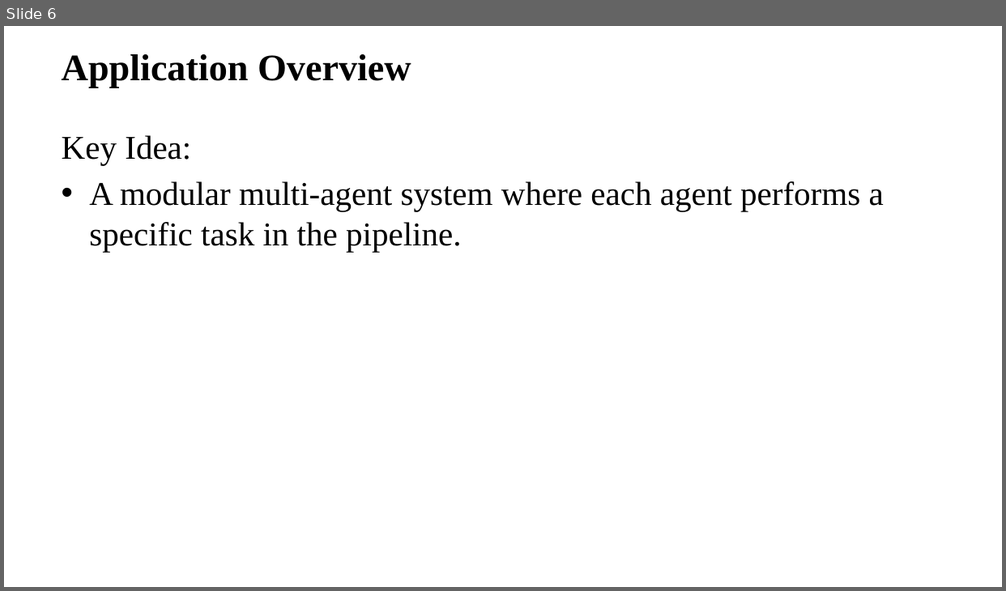
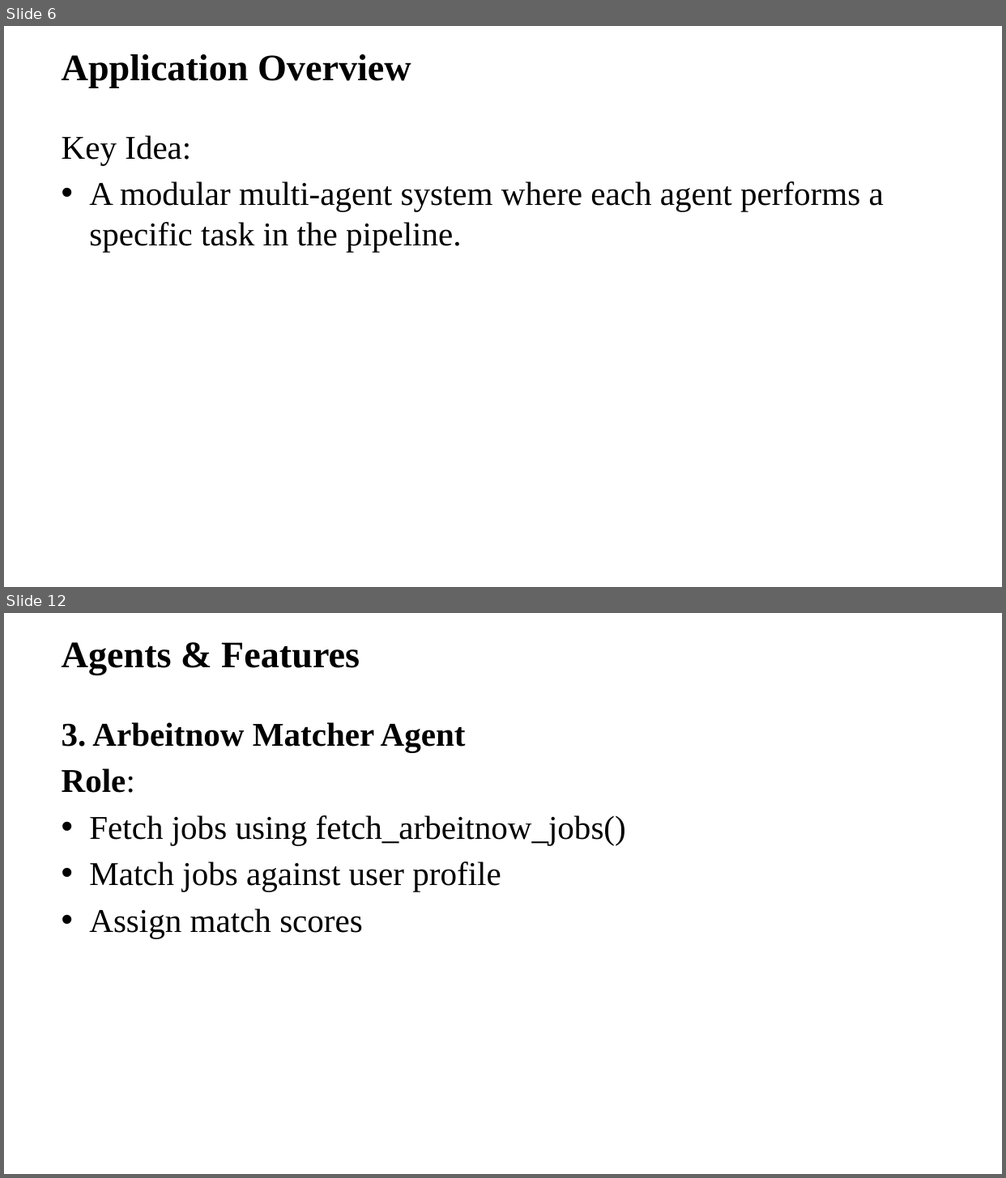
Before and after one commit to AMS-JR/ai-career-assistant, a slide deck: docs/presentation.pptx. Shown one above the other, each under a label of ours: slide 6 before the commit, slides 6 and 12 after it; the slides between them are not shown. The pictures are 1006x591 and 1006x1178 pixels, drawn with LibreOffice and Linux fonts; fonts in the diff are those of the drawing; background and template pictures are left out. Boxes give left, top, right and bottom in pixels: in the first picture for what was removed or moved away, otherwise in the second. Text is boxed around its words. In the diff, an @@ line names an element or a change of style, - is before the commit and + after.

```diff
--- a/docs/presentation.pptx
+++ b/docs/presentation.pptx
@@ slide 12 added at (4,613,1002,1174), background picture (left out) @@
@@ title added at (62,642,360,675), 36 pt, text #000000, bold @@
+Agents & Features
@@ text added at (62,722,626,939), 32 pt, text #000000 @@
+3. Arbeitnow Matcher Agent
+Role:
+• Fetch jobs using fetch_arbeitnow_jobs()
+• Match jobs against user profile
+• Assign match scores
```
Also in this commit, not shown: 14 slides changed, 13 other slides added, 8 other files.
